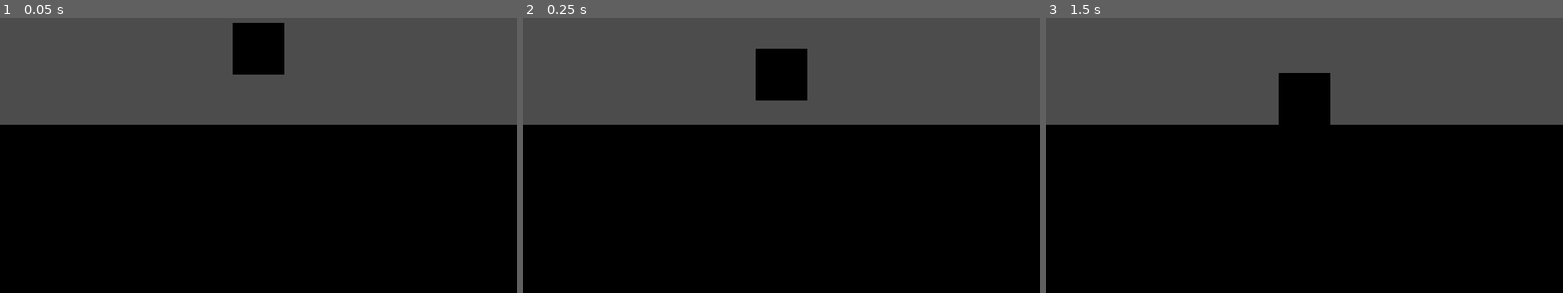
Above: before the commit, frames 1-3 (left to right).
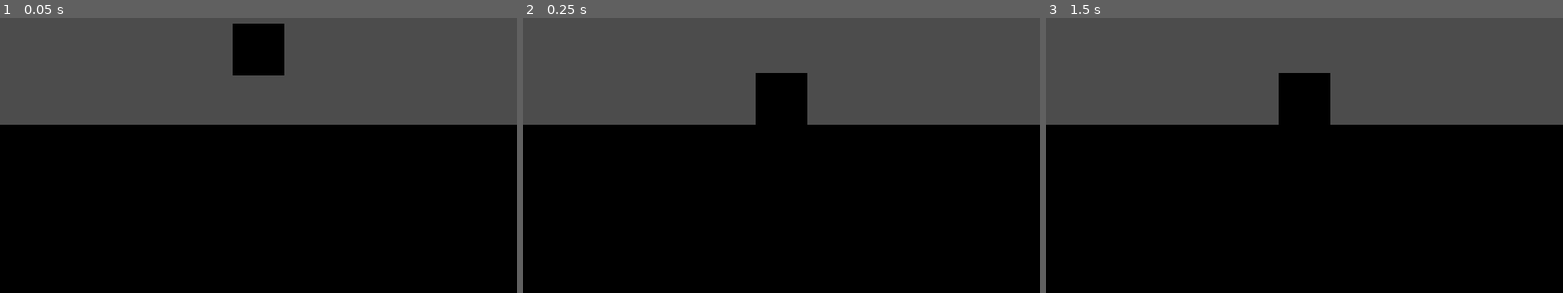
Above: after the commit, the same moments.

Repository: swashdev/minigame-madness
Game: Godot game, scene res://mini/jump/jump_minigame.tscn
The game is run twice, just before and just after one commit, with the same random seed, the same clock (stepped at 60 frames per second) and the same inputs. This scene is started directly instead of the project's main scene.
Inputs (mouse positions are in pixels of both pictures, inside the frame that each line leads up to):
- Up to frame 1 (0.05 s): no input
- Up to frame 2 (0.25 s): no input
- Up to frame 3 (1.5 s): move the mouse to (1418, 78) at 0.52 s; hold Space (action) 0.53-1.28 s; hold Right (move_right) from 0.53 s (still down); tap Up (move_up) at 0.77 s; tap Enter at 1.25 s; move the mouse to (1201, 117) at 1.27 s; tap A (secret_a) at 1.35 s

The runs differ from the first frame. In frame 1, less than 0.1% of the frame differs, in the area x 45-55%, y 1-21%; in frame 2, 1.8%, in the area x 45-55%, y 11-39%; in frame 3, nothing differs.

Commit message:
[JUMP] Tighten jumping.
The player character now hops up faster and lands faster, resulting in a
tighter jump that's more fit for purpose in this minigame.

Diff:
--- a/mini/jump/jump_minigame.gd
+++ b/mini/jump/jump_minigame.gd
@@ -2,8 +2,8 @@
 # A script for the "Jump!" minigame.
 
 
-const GRAVITY: float = 1024.0
-const JUMP_VELOCITY: float = 512.0
+const GRAVITY: float = 2048.0
+const JUMP_VELOCITY: float = 768.0
 const PUSHER_VELOCITY: Vector2 = Vector2(-320.0, 0.0)
 
 
